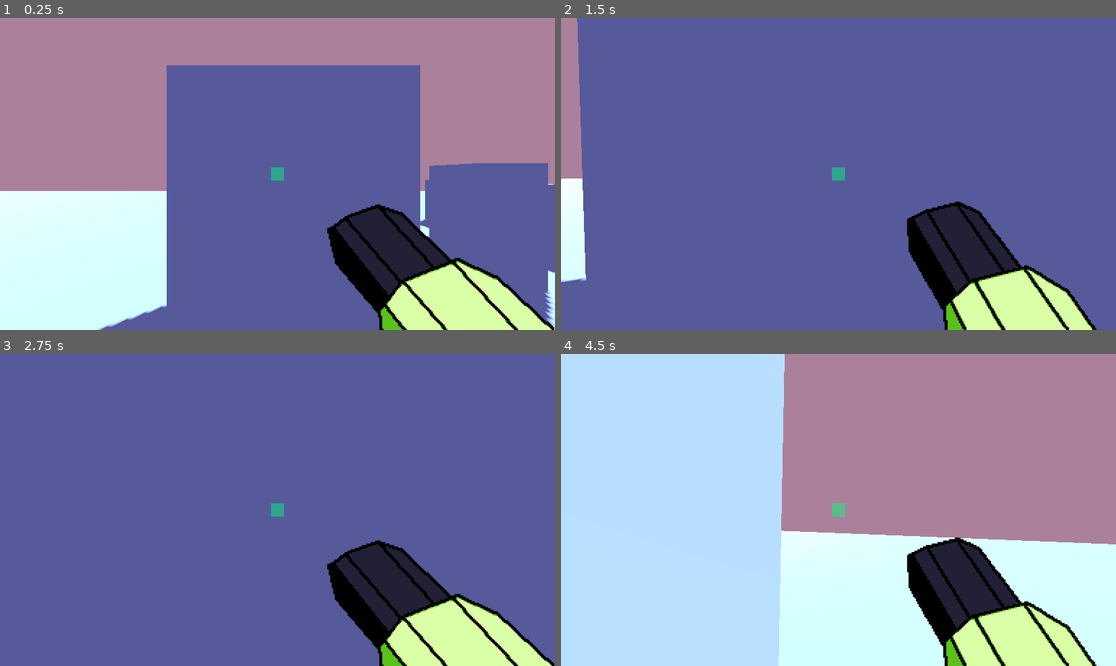
Above: before the commit, frames 1-4 (two rows, left to right).
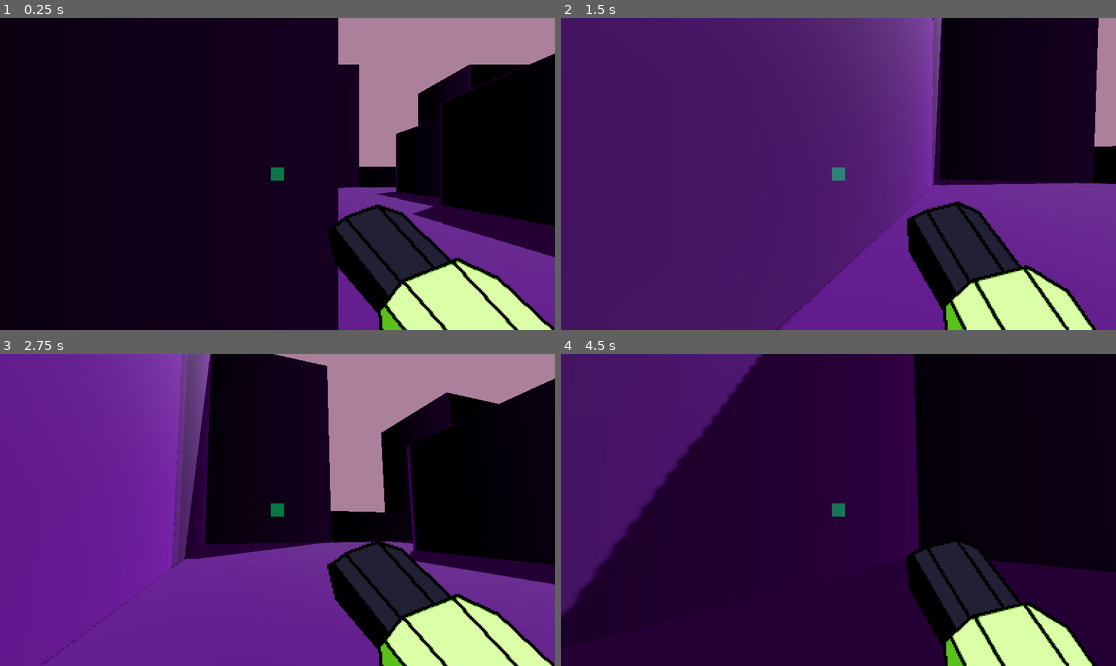
Above: after the commit, the same moments.

Repository: im-ener/Bytecrusher
Game: Godot game, scene res://world.tscn
Same seed, same stepped clock (60 frames per second), same inputs: the game is played once before the commit and once after it.
Inputs (mouse positions are in pixels of both pictures, inside the frame that each line leads up to):
- Up to frame 1 (0.25 s): no input
- Up to frame 2 (1.5 s): tap Enter (ui_accept) at 0.5 s; move the mouse to (866, 174) at 0.52 s; hold W (forward) from 0.53 s (still down); click (866, 174) at 0.6 s; tap Space (jump) at 0.77 s; move the mouse to (810, 174) at 1.27 s; click (810, 174) at 1.35 s
- Up to frame 3 (2.75 s): keep holding W (forward); tap Space (jump) at 1.52 s; move the mouse to (288, 503) at 2.02 s; click (288, 503) at 2.1 s
- Up to frame 4 (4.5 s): keep holding W (forward); move the mouse to (832, 516) at 2.77 s; click (832, 516) at 2.85 s; tap Space (jump) at 3.02, 3.77 s; move the mouse to (877, 513) at 3.52 s; click (877, 513) at 3.6 s; move the mouse to (794, 506) at 4.27 s; click (794, 506) at 4.35 s

The runs differ from the first frame. In frame 1, 85% of the frame differs, in the area x 0-100%, y 0-100%; in frame 2, 92%; in frame 3, 91%; in frame 4, 92%.

Commit message:
added map changed shading to gradient and purple
made a prototype map for presenting doesnt have much of anything at all but it at least conveys the idea of what were making for a level we do need to get enemies

Diff:
--- a/player.gd
+++ b/player.gd
@@ -6,7 +6,7 @@
 @onready var camera = $Camera3D
 @export var fall_acceleration = 75
 
-const SPEED = 5.0
+const SPEED = 8.0
 const JUMP_VELOCITY = 4.5
 
 var gravity = ProjectSettings.get_setting("physics/3d/default_gravity")
--- a/world.tscn
+++ b/world.tscn
@@ -1,9 +1,15 @@
-[gd_scene load_steps=8 format=3 uid="uid://b88ifynqh2p7g"]
+[gd_scene load_steps=10 format=3 uid="uid://b88ifynqh2p7g"]
 
 [ext_resource type="PackedScene" uid="uid://ksoc1403pbcp" path="res://player.tscn" id="1_nk5ad"]
 
+[sub_resource type="Gradient" id="Gradient_1grto"]
+
+[sub_resource type="GradientTexture2D" id="GradientTexture2D_t5wak"]
+gradient = SubResource("Gradient_1grto")
+
 [sub_resource type="StandardMaterial3D" id="StandardMaterial3D_i5iok"]
-albedo_color = Color(0.517647, 0.709804, 1, 1)
+albedo_color = Color(0.482353, 0.00392157, 0.741176, 1)
+albedo_texture = SubResource("GradientTexture2D_t5wak")
 
 [sub_resource type="BoxMesh" id="BoxMesh_qup7i"]
 
@@ -21,22 +27,28 @@
 
 [node name="world" type="Node3D"]
 
-[node name="block" type="MeshInstance3D" parent="."]
-transform = Transform3D(1.55826, 0, 0, 0, 4.72886, 0, 0, 0, -1.31894, 0, -0.965225, 0)
-material_override = SubResource("StandardMaterial3D_i5iok")
-mesh = SubResource("BoxMesh_qup7i")
-skeleton = NodePath("../environment")
-
-[node name="StaticBody3D" type="StaticBody3D" parent="block"]
-
-[node name="CollisionShape3D" type="CollisionShape3D" parent="block/StaticBody3D"]
+[node name="GridMap" type="GridMap" parent="."]
+transform = Transform3D(15.0485, 0, 0, 0, 0.696548, 0, 0, 0, 14.4551, 1.66478, 2.85587, 14.5754)
+
+[node name="block5" type="MeshInstance3D" parent="."]
+transform = Transform3D(52.4487, 0, 0, 0, 5.96958, 0, 0, 0, 1.65817, -29.5756, -0.413101, 6.58472)
+material_override = SubResource("StandardMaterial3D_i5iok")
+mesh = SubResource("BoxMesh_qup7i")
+skeleton = NodePath("../environment")
+metadata/_edit_group_ = true
+
+[node name="StaticBody3D" type="StaticBody3D" parent="block5"]
+
+[node name="CollisionShape3D" type="CollisionShape3D" parent="block5/StaticBody3D"]
+transform = Transform3D(1, 0, 0, 0, 1, 0, 0, 0, 1, 0, 0, 0)
 shape = SubResource("ConcavePolygonShape3D_itp7i")
 
 [node name="block2" type="MeshInstance3D" parent="."]
-transform = Transform3D(0.375412, 0, 0, 0, 3.25472, 0, 0, 0, 9.72855, 3.39494, -0.778647, -1.42801)
-material_override = SubResource("StandardMaterial3D_i5iok")
-mesh = SubResource("BoxMesh_qup7i")
-skeleton = NodePath("../environment")
+transform = Transform3D(0.375412, 0, 0, 0, 7.9974, 0, 0, 0, 17.2028, 7.99239, 2.71427, -2.45474)
+material_override = SubResource("StandardMaterial3D_i5iok")
+mesh = SubResource("BoxMesh_qup7i")
+skeleton = NodePath("../environment")
+metadata/_edit_group_ = true
 
 [node name="StaticBody3D" type="StaticBody3D" parent="block2"]
 
@@ -44,10 +56,11 @@
 shape = SubResource("ConcavePolygonShape3D_itp7i")
 
 [node name="block3" type="MeshInstance3D" parent="."]
-transform = Transform3D(3.72461, 0, 0, 0, 4.30996, 0, 0, 0, 1.2877, -4.76684, 0.614372, 1.37571)
-material_override = SubResource("StandardMaterial3D_i5iok")
-mesh = SubResource("BoxMesh_qup7i")
-skeleton = NodePath("../environment")
+transform = Transform3D(11.2795, 0, 0, 0, 14.3332, 0, 0, 0, 22.8493, -9.81297, 4.74684, -9.18849)
+material_override = SubResource("StandardMaterial3D_i5iok")
+mesh = SubResource("BoxMesh_qup7i")
+skeleton = NodePath("../environment")
+metadata/_edit_group_ = true
 
 [node name="StaticBody3D" type="StaticBody3D" parent="block3"]
 
@@ -57,7 +70,7 @@
 [node name="environment" type="Node3D" parent="."]
 
 [node name="block3" type="MeshInstance3D" parent="environment"]
-transform = Transform3D(87.4308, 0, 0, 0, 4.30996, 0, 0, 0, 85.3954, -10.0598, -3.47682, 18.3992)
+transform = Transform3D(266.063, 0, 0, 0, 4.30996, 0, 0, 0, 370.98, -10.1375, -3.39841, 18.3471)
 material_override = SubResource("StandardMaterial3D_i5iok")
 mesh = SubResource("BoxMesh_qup7i")
 skeleton = NodePath("../environment")
@@ -84,12 +97,438 @@
 transform = Transform3D(1, 0, 0, 0, 1, 0, 0, 0, 1, -5, 0, 5)
 
 [node name="block4" type="MeshInstance3D" parent="."]
-transform = Transform3D(3.72461, 0, 0, 0, 4.30996, 0, 0, 0, 1.2877, 3.65916, -2.4349, 3.86008)
-material_override = SubResource("StandardMaterial3D_i5iok")
-mesh = SubResource("BoxMesh_qup7i")
-skeleton = NodePath("../environment")
+transform = Transform3D(3.72461, 0, 0, 0, 4.30996, 0, 0, 0, 1.2877, 14.5441, -2.4349, 3.86008)
+material_override = SubResource("StandardMaterial3D_i5iok")
+mesh = SubResource("BoxMesh_qup7i")
+skeleton = NodePath("../environment")
+metadata/_edit_group_ = true
 
 [node name="StaticBody3D" type="StaticBody3D" parent="block4"]
 
 [node name="CollisionShape3D" type="CollisionShape3D" parent="block4/StaticBody3D"]
 shape = SubResource("ConcavePolygonShape3D_itp7i")
+
+[node name="block7" type="MeshInstance3D" parent="."]
+transform = Transform3D(3.98596, 0, 0, 0, 5.97837, 0, 0, 0, 8.41444, 3.80617, -0.413101, 11.6175)
+material_override = SubResource("StandardMaterial3D_i5iok")
+mesh = SubResource("BoxMesh_qup7i")
+skeleton = NodePath("../environment")
+metadata/_edit_group_ = true
+
+[node name="StaticBody3D" type="StaticBody3D" parent="block7"]
+
+[node name="CollisionShape3D" type="CollisionShape3D" parent="block7/StaticBody3D"]
+shape = SubResource("ConcavePolygonShape3D_itp7i")
+
+[node name="block8" type="MeshInstance3D" parent="."]
+transform = Transform3D(3.9801, 0, 0, 0, 5.96958, 0, 0, 0, 1.65817, 0.120198, -0.413101, 8.59775)
+material_override = SubResource("StandardMaterial3D_i5iok")
+mesh = SubResource("BoxMesh_qup7i")
+skeleton = NodePath("../environment")
+metadata/_edit_group_ = true
+
+[node name="StaticBody3D" type="StaticBody3D" parent="block8"]
+
+[node name="CollisionShape3D" type="CollisionShape3D" parent="block8/StaticBody3D"]
+shape = SubResource("ConcavePolygonShape3D_itp7i")
+
+[node name="block9" type="MeshInstance3D" parent="."]
+transform = Transform3D(29.4999, 0, 0, 0, 14.3332, 0, 0, 0, 22.8493, -43.5694, 4.74684, -9.18849)
+material_override = SubResource("StandardMaterial3D_i5iok")
+mesh = SubResource("BoxMesh_qup7i")
+skeleton = NodePath("../environment")
+metadata/_edit_group_ = true
+
+[node name="StaticBody3D" type="StaticBody3D" parent="block9"]
+
+[node name="CollisionShape3D" type="CollisionShape3D" parent="block9/StaticBody3D"]
+shape = SubResource("ConcavePolygonShape3D_itp7i")
+
+[node name="block10" type="MeshInstance3D" parent="."]
+transform = Transform3D(3.98596, 0, 0, 0, 5.97837, 0, 0, 0, 8.41444, -3.76352, -0.413101, 11.6175)
+material_override = SubResource("StandardMaterial3D_i5iok")
+mesh = SubResource("BoxMesh_qup7i")
+skeleton = NodePath("../environment")
+metadata/_edit_group_ = true
+
+[node name="StaticBody3D" type="StaticBody3D" parent="block10"]
+
+[node name="CollisionShape3D" type="CollisionShape3D" parent="block10/StaticBody3D"]
+shape = SubResource("ConcavePolygonShape3D_itp7i")
+
+[node name="block6" type="MeshInstance3D" parent="."]
+transform = Transform3D(13.869, 0, 0, 0, 17.0009, 0, 0, 0, 20.5559, 10.1584, 7.25133, 16.4015)
+material_override = SubResource("StandardMaterial3D_i5iok")
+mesh = SubResource("BoxMesh_qup7i")
+skeleton = NodePath("../environment")
+metadata/_edit_group_ = true
+
+[node name="StaticBody3D" type="StaticBody3D" parent="block6"]
+
+[node name="CollisionShape3D" type="CollisionShape3D" parent="block6/StaticBody3D"]
+shape = SubResource("ConcavePolygonShape3D_itp7i")
+
+[node name="block11" type="MeshInstance3D" parent="."]
+transform = Transform3D(15.0485, 0, 0, 0, 0.696548, 0, 0, 0, 14.4551, 1.68865, 2.94568, 14.5909)
+material_override = SubResource("StandardMaterial3D_i5iok")
+mesh = SubResource("BoxMesh_qup7i")
+skeleton = NodePath("../environment")
+metadata/_edit_group_ = true
+
+[node name="StaticBody3D" type="StaticBody3D" parent="block11"]
+
+[node name="CollisionShape3D" type="CollisionShape3D" parent="block11/StaticBody3D"]
+shape = SubResource("ConcavePolygonShape3D_itp7i")
+
+[node name="block12" type="MeshInstance3D" parent="."]
+transform = Transform3D(0.375412, 0, 0, 0, 7.9974, 0, 0, 0, 5.76795, 19.945, 2.71427, 3.55675)
+material_override = SubResource("StandardMaterial3D_i5iok")
+mesh = SubResource("BoxMesh_qup7i")
+skeleton = NodePath("../environment")
+metadata/_edit_group_ = true
+
+[node name="StaticBody3D" type="StaticBody3D" parent="block12"]
+
+[node name="CollisionShape3D" type="CollisionShape3D" parent="block12/StaticBody3D"]
+shape = SubResource("ConcavePolygonShape3D_itp7i")
+
+[node name="block13" type="MeshInstance3D" parent="."]
+transform = Transform3D(0.375412, 0, 0, 0, 7.9974, 0, 0, 0, 12.192, 11.5217, 2.71427, -16.8319)
+material_override = SubResource("StandardMaterial3D_i5iok")
+mesh = SubResource("BoxMesh_qup7i")
+skeleton = NodePath("../environment")
+metadata/_edit_group_ = true
+
+[node name="StaticBody3D" type="StaticBody3D" parent="block13"]
+
+[node name="CollisionShape3D" type="CollisionShape3D" parent="block13/StaticBody3D"]
+shape = SubResource("ConcavePolygonShape3D_itp7i")
+
+[node name="block14" type="MeshInstance3D" parent="."]
+transform = Transform3D(0.00631598, 0, 12.1903, 0, 7.9974, 0, -0.375359, 0, 0.205121, 17.4884, 2.71427, -22.8397)
+material_override = SubResource("StandardMaterial3D_i5iok")
+mesh = SubResource("BoxMesh_qup7i")
+skeleton = NodePath("../environment")
+metadata/_edit_group_ = true
+
+[node name="StaticBody3D" type="StaticBody3D" parent="block14"]
+
+[node name="CollisionShape3D" type="CollisionShape3D" parent="block14/StaticBody3D"]
+shape = SubResource("ConcavePolygonShape3D_itp7i")
+
+[node name="block15" type="MeshInstance3D" parent="."]
+transform = Transform3D(0.374572, 0, 0, 0, 7.97951, 0, 0, 0, 18.6702, 23.5212, 2.71427, -13.5628)
+material_override = SubResource("StandardMaterial3D_i5iok")
+mesh = SubResource("BoxMesh_qup7i")
+skeleton = NodePath("../environment")
+metadata/_edit_group_ = true
+
+[node name="StaticBody3D" type="StaticBody3D" parent="block15"]
+
+[node name="CollisionShape3D" type="CollisionShape3D" parent="block15/StaticBody3D"]
+shape = SubResource("ConcavePolygonShape3D_itp7i")
+
+[node name="block16" type="MeshInstance3D" parent="."]
+transform = Transform3D(0.0062131, 0, 3.66387, 0, 7.9974, 0, -0.369245, 0, 0.0616504, 9.80247, 2.71427, -10.8433)
+material_override = SubResource("StandardMaterial3D_i5iok")
+mesh = SubResource("BoxMesh_qup7i")
+skeleton = NodePath("../environment")
+metadata/_edit_group_ = true
+
+[node name="StaticBody3D" type="StaticBody3D" parent="block16"]
+
+[node name="CollisionShape3D" type="CollisionShape3D" parent="block16/StaticBody3D"]
+shape = SubResource("ConcavePolygonShape3D_itp7i")
+
+[node name="block17" type="MeshInstance3D" parent="."]
+transform = Transform3D(0.0062131, 0, 3.66387, 0, 7.9974, 0, -0.369245, 0, 0.0616504, 17.9669, 2.71427, 6.37053)
+material_override = SubResource("StandardMaterial3D_i5iok")
+mesh = SubResource("BoxMesh_qup7i")
+skeleton = NodePath("../environment")
+metadata/_edit_group_ = true
+
+[node name="StaticBody3D" type="StaticBody3D" parent="block17"]
+
+[node name="CollisionShape3D" type="CollisionShape3D" parent="block17/StaticBody3D"]
+shape = SubResource("ConcavePolygonShape3D_itp7i")
+
+[node name="block18" type="MeshInstance3D" parent="."]
+transform = Transform3D(0.00633567, 0, 14.4492, 0, 7.9974, 0, -0.376529, 0, 0.24313, -22.4109, 2.71427, -19.792)
+material_override = SubResource("StandardMaterial3D_i5iok")
+mesh = SubResource("BoxMesh_qup7i")
+skeleton = NodePath("../environment")
+metadata/_edit_group_ = true
+
+[node name="StaticBody3D" type="StaticBody3D" parent="block18"]
+
+[node name="CollisionShape3D" type="CollisionShape3D" parent="block18/StaticBody3D"]
+shape = SubResource("ConcavePolygonShape3D_itp7i")
+
+[node name="block19" type="MeshInstance3D" parent="."]
+transform = Transform3D(-0.000240142, 0.0127351, 12.1763, 0.40198, -0.0354978, 0.00728923, 0.000769504, 18.5475, -0.0083466, 17.4884, 6.54243, -13.4495)
+material_override = SubResource("StandardMaterial3D_i5iok")
+mesh = SubResource("BoxMesh_qup7i")
+skeleton = NodePath("../environment")
+metadata/_edit_group_ = true
+
+[node name="StaticBody3D" type="StaticBody3D" parent="block19"]
+
+[node name="CollisionShape3D" type="CollisionShape3D" parent="block19/StaticBody3D"]
+transform = Transform3D(1, 7.45058e-09, -2.73576e-09, 0, 1, 0, 2.98428e-12, -1.16415e-10, 1, 0, 0, 0)
+shape = SubResource("ConcavePolygonShape3D_itp7i")
+
+[node name="block20" type="MeshInstance3D" parent="."]
+transform = Transform3D(0.377421, 0, 0, 0, 8.04021, 0, 0, 0, 2.71309, 19.945, 2.71427, -2.91586)
+material_override = SubResource("StandardMaterial3D_i5iok")
+mesh = SubResource("BoxMesh_qup7i")
+skeleton = NodePath("../environment")
+metadata/_edit_group_ = true
+
+[node name="StaticBody3D" type="StaticBody3D" parent="block20"]
+
+[node name="CollisionShape3D" type="CollisionShape3D" parent="block20/StaticBody3D"]
+transform = Transform3D(1, 0, 0, 0, 1, 0, 0, 0, 1, 0, 0, -0.0230752)
+shape = SubResource("ConcavePolygonShape3D_itp7i")
+
+[node name="block21" type="MeshInstance3D" parent="."]
+transform = Transform3D(0.0062131, 0, 3.66387, 0.0040342, 7.99692, -0.000673564, -0.369223, 0.0873759, 0.0616467, 21.7935, 2.71427, -4.20178)
+material_override = SubResource("StandardMaterial3D_i5iok")
+mesh = SubResource("BoxMesh_qup7i")
+skeleton = NodePath("../environment")
+metadata/_edit_group_ = true
+
+[node name="StaticBody3D" type="StaticBody3D" parent="block21"]
+
+[node name="CollisionShape3D" type="CollisionShape3D" parent="block21/StaticBody3D"]
+shape = SubResource("ConcavePolygonShape3D_itp7i")
+
+[node name="block22" type="MeshInstance3D" parent="."]
+transform = Transform3D(-0.000240105, 0.0117032, 12.177, 0.401919, -0.0326214, 0.00728963, 0.000769388, 17.0445, -0.00834705, 13.9085, 6.54243, -2.29595)
+material_override = SubResource("StandardMaterial3D_i5iok")
+mesh = SubResource("BoxMesh_qup7i")
+skeleton = NodePath("../environment")
+metadata/_edit_group_ = true
+
+[node name="StaticBody3D" type="StaticBody3D" parent="block22"]
+
+[node name="CollisionShape3D" type="CollisionShape3D" parent="block22/StaticBody3D"]
+shape = SubResource("ConcavePolygonShape3D_itp7i")
+
+[node name="block23" type="MeshInstance3D" parent="."]
+transform = Transform3D(0.375412, 0, 0, 0, 4.70318, 0, 0, 0, 5.76795, 19.945, 4.29574, -0.284025)
+material_override = SubResource("StandardMaterial3D_i5iok")
+mesh = SubResource("BoxMesh_qup7i")
+skeleton = NodePath("../environment")
+metadata/_edit_group_ = true
+
+[node name="StaticBody3D" type="StaticBody3D" parent="block23"]
+
+[node name="CollisionShape3D" type="CollisionShape3D" parent="block23/StaticBody3D"]
+shape = SubResource("ConcavePolygonShape3D_itp7i")
+
+[node name="block24" type="MeshInstance3D" parent="."]
+transform = Transform3D(11.2795, 0, 0, 0, 33.496, 0, 0, 0, 13.9493, -9.81297, 14.6002, -26.4998)
+material_override = SubResource("StandardMaterial3D_i5iok")
+mesh = SubResource("BoxMesh_qup7i")
+skeleton = NodePath("../environment")
+metadata/_edit_group_ = true
+
+[node name="StaticBody3D" type="StaticBody3D" parent="block24"]
+
+[node name="CollisionShape3D" type="CollisionShape3D" parent="block24/StaticBody3D"]
+shape = SubResource("ConcavePolygonShape3D_itp7i")
+
+[node name="block25" type="MeshInstance3D" parent="."]
+transform = Transform3D(21.8812, 0, 0, 0, 33.5195, 0, 0, 0, 29.9722, -47.7706, 14.6002, -20.2206)
+material_override = SubResource("StandardMaterial3D_i5iok")
+mesh = SubResource("BoxMesh_qup7i")
+skeleton = NodePath("../environment")
+metadata/_edit_group_ = true
+
+[node name="StaticBody3D" type="StaticBody3D" parent="block25"]
+
+[node name="CollisionShape3D" type="CollisionShape3D" parent="block25/StaticBody3D"]
+shape = SubResource("ConcavePolygonShape3D_itp7i")
+
+[node name="block26" type="MeshInstance3D" parent="."]
+transform = Transform3D(4.04234, 0, 0, 0, 33.496, 0, 0, 0, 8.3579, -52.0076, 32.9876, -26.4998)
+material_override = SubResource("StandardMaterial3D_i5iok")
+mesh = SubResource("BoxMesh_qup7i")
+skeleton = NodePath("../environment")
+metadata/_edit_group_ = true
+
+[node name="StaticBody3D" type="StaticBody3D" parent="block26"]
+
+[node name="CollisionShape3D" type="CollisionShape3D" parent="block26/StaticBody3D"]
+shape = SubResource("ConcavePolygonShape3D_itp7i")
+
+[node name="block27" type="MeshInstance3D" parent="."]
+transform = Transform3D(40.314, 0, 0, 0, 33.5195, 0, 0, 0, 82.7898, -77.355, 6.21651, 6.356)
+material_override = SubResource("StandardMaterial3D_i5iok")
+mesh = SubResource("BoxMesh_qup7i")
+skeleton = NodePath("../environment")
+metadata/_edit_group_ = true
+
+[node name="StaticBody3D" type="StaticBody3D" parent="block27"]
+
+[node name="CollisionShape3D" type="CollisionShape3D" parent="block27/StaticBody3D"]
+shape = SubResource("ConcavePolygonShape3D_itp7i")
+
+[node name="block28" type="MeshInstance3D" parent="."]
+transform = Transform3D(29.4999, 0, 0, 0, 14.3332, 0, 0, 0, 70.8013, -56.3499, 4.74684, 12.0765)
+material_override = SubResource("StandardMaterial3D_i5iok")
+mesh = SubResource("BoxMesh_qup7i")
+skeleton = NodePath("../environment")
+metadata/_edit_group_ = true
+
+[node name="StaticBody3D" type="StaticBody3D" parent="block28"]
+
+[node name="CollisionShape3D" type="CollisionShape3D" parent="block28/StaticBody3D"]
+shape = SubResource("ConcavePolygonShape3D_itp7i")
+
+[node name="block29" type="MeshInstance3D" parent="."]
+transform = Transform3D(21.8812, 0, 0, 0, 33.5195, 0, 0, 0, 29.9722, -84.8097, 14.6002, 28.9775)
+material_override = SubResource("StandardMaterial3D_i5iok")
+mesh = SubResource("BoxMesh_qup7i")
+skeleton = NodePath("../environment")
+metadata/_edit_group_ = true
+
+[node name="StaticBody3D" type="StaticBody3D" parent="block29"]
+
+[node name="CollisionShape3D" type="CollisionShape3D" parent="block29/StaticBody3D"]
+shape = SubResource("ConcavePolygonShape3D_itp7i")
+
+[node name="block30" type="MeshInstance3D" parent="."]
+transform = Transform3D(4.04234, 0, 0, 0, 33.496, 0, 0, 0, 8.3579, -78.9549, 32.9876, -26.4998)
+material_override = SubResource("StandardMaterial3D_i5iok")
+mesh = SubResource("BoxMesh_qup7i")
+skeleton = NodePath("../environment")
+metadata/_edit_group_ = true
+
+[node name="StaticBody3D" type="StaticBody3D" parent="block30"]
+
+[node name="CollisionShape3D" type="CollisionShape3D" parent="block30/StaticBody3D"]
+shape = SubResource("ConcavePolygonShape3D_itp7i")
+
+[node name="block31" type="MeshInstance3D" parent="."]
+transform = Transform3D(4.04234, 0, 0, 0, 33.496, 0, 0, 0, 8.3579, -63.9124, 32.9876, -26.4998)
+material_override = SubResource("StandardMaterial3D_i5iok")
+mesh = SubResource("BoxMesh_qup7i")
+skeleton = NodePath("../environment")
+metadata/_edit_group_ = true
+
+[node name="StaticBody3D" type="StaticBody3D" parent="block31"]
+
+[node name="CollisionShape3D" type="CollisionShape3D" parent="block31/StaticBody3D"]
+shape = SubResource("ConcavePolygonShape3D_itp7i")
+
+[node name="block32" type="MeshInstance3D" parent="."]
+transform = Transform3D(25.2719, 0, 0, 0, 33.496, 0, 0, 0, 13.9493, -2.29979, 4.98968, -40.218)
+material_override = SubResource("StandardMaterial3D_i5iok")
+mesh = SubResource("BoxMesh_qup7i")
+skeleton = NodePath("../environment")
+metadata/_edit_group_ = true
+
+[node name="StaticBody3D" type="StaticBody3D" parent="block32"]
+
+[node name="CollisionShape3D" type="CollisionShape3D" parent="block32/StaticBody3D"]
+shape = SubResource("ConcavePolygonShape3D_itp7i")
+
+[node name="block33" type="MeshInstance3D" parent="."]
+transform = Transform3D(52.4487, 0, 0, 0, 5.96958, 0, 0, 0, 1.65817, 22.4244, -0.413101, -34.4153)
+material_override = SubResource("StandardMaterial3D_i5iok")
+mesh = SubResource("BoxMesh_qup7i")
+skeleton = NodePath("../environment")
+metadata/_edit_group_ = true
+
+[node name="StaticBody3D" type="StaticBody3D" parent="block33"]
+
+[node name="CollisionShape3D" type="CollisionShape3D" parent="block33/StaticBody3D"]
+transform = Transform3D(1, 0, 0, 0, 1, 0, 0, 0, 1, 0, 0, 0)
+shape = SubResource("ConcavePolygonShape3D_itp7i")
+
+[node name="block34" type="MeshInstance3D" parent="."]
+transform = Transform3D(-2.29261e-06, 0, -1.65817, 0, 5.96958, 0, 52.4487, 0, -7.24809e-08, 47.4244, -0.413101, -8.41528)
+material_override = SubResource("StandardMaterial3D_i5iok")
+mesh = SubResource("BoxMesh_qup7i")
+skeleton = NodePath("../environment")
+metadata/_edit_group_ = true
+
+[node name="StaticBody3D" type="StaticBody3D" parent="block34"]
+
+[node name="CollisionShape3D" type="CollisionShape3D" parent="block34/StaticBody3D"]
+transform = Transform3D(1, 0, 0, 0, 1, 0, 0, 0, 1, 0, 0, 0)
+shape = SubResource("ConcavePolygonShape3D_itp7i")
+
+[node name="block35" type="MeshInstance3D" parent="."]
+transform = Transform3D(52.4487, 0, 0, 0, 5.96958, 0, 0, 0, 1.65817, 22.4244, -0.413101, 16.5847)
+material_override = SubResource("StandardMaterial3D_i5iok")
+mesh = SubResource("BoxMesh_qup7i")
+skeleton = NodePath("../environment")
+metadata/_edit_group_ = true
+
+[node name="StaticBody3D" type="StaticBody3D" parent="block35"]
+
+[node name="CollisionShape3D" type="CollisionShape3D" parent="block35/StaticBody3D"]
+transform = Transform3D(1, 0, 0, 0, 1, 0, 0, 0, 1, 0, 0, 0)
+shape = SubResource("ConcavePolygonShape3D_itp7i")
+
+[node name="block36" type="MeshInstance3D" parent="."]
+transform = Transform3D(25.2719, 0, 0, 0, 33.496, 0, 0, 0, 13.9493, 43.7002, 4.98968, -40.218)
+material_override = SubResource("StandardMaterial3D_i5iok")
+mesh = SubResource("BoxMesh_qup7i")
+skeleton = NodePath("../environment")
+metadata/_edit_group_ = true
+
+[node name="StaticBody3D" type="StaticBody3D" parent="block36"]
+
+[node name="CollisionShape3D" type="CollisionShape3D" parent="block36/StaticBody3D"]
+shape = SubResource("ConcavePolygonShape3D_itp7i")
+
+[node name="block37" type="MeshInstance3D" parent="."]
+transform = Transform3D(15.1631, 0, 0, 0, 60.2927, 0, 0, 0, 13.9493, 45.7002, 22.9897, 42.782)
+material_override = SubResource("StandardMaterial3D_i5iok")
+mesh = SubResource("BoxMesh_qup7i")
+skeleton = NodePath("../environment")
+metadata/_edit_group_ = true
+
+[node name="StaticBody3D" type="StaticBody3D" parent="block37"]
+
+[node name="CollisionShape3D" type="CollisionShape3D" parent="block37/StaticBody3D"]
+shape = SubResource("ConcavePolygonShape3D_itp7i")
+
+[node name="block38" type="MeshInstance3D" parent="."]
+transform = Transform3D(15.1631, 0, 0, 0, 60.2927, 0, 0, 0, 13.9493, -32.2998, 22.9897, 42.782)
+material_override = SubResource("StandardMaterial3D_i5iok")
+mesh = SubResource("BoxMesh_qup7i")
+skeleton = NodePath("../environment")
+metadata/_edit_group_ = true
+
+[node name="StaticBody3D" type="StaticBody3D" parent="block38"]
+
+[node name="CollisionShape3D" type="CollisionShape3D" parent="block38/StaticBody3D"]
+shape = SubResource("ConcavePolygonShape3D_itp7i")
+
+[node name="block39" type="MeshInstance3D" parent="."]
+transform = Transform3D(21.8812, 0, 0, 0, 33.5195, 0, 0, 0, 29.9722, -12.7706, 14.6002, 85.7794)
+material_override = SubResource("StandardMaterial3D_i5iok")
+mesh = SubResource("BoxMesh_qup7i")
+skeleton = NodePath("../environment")
+metadata/_edit_group_ = true
+
+[node name="StaticBody3D" type="StaticBody3D" parent="block39"]
+
+[node name="CollisionShape3D" type="CollisionShape3D" parent="block39/StaticBody3D"]
+shape = SubResource("ConcavePolygonShape3D_itp7i")
+
+[node name="block40" type="MeshInstance3D" parent="."]
+transform = Transform3D(-1.76218e-06, 0, -39.7391, 0, 70.3909, 0, 40.314, 0, -1.73705e-06, -24.355, 14.2165, -112.644)
+material_override = SubResource("StandardMaterial3D_i5iok")
+mesh = SubResource("BoxMesh_qup7i")
+skeleton = NodePath("../environment")
+metadata/_edit_group_ = true
+
+[node name="StaticBody3D" type="StaticBody3D" parent="block40"]
+
+[node name="CollisionShape3D" type="CollisionShape3D" parent="block40/StaticBody3D"]
+shape = SubResource("ConcavePolygonShape3D_itp7i")
